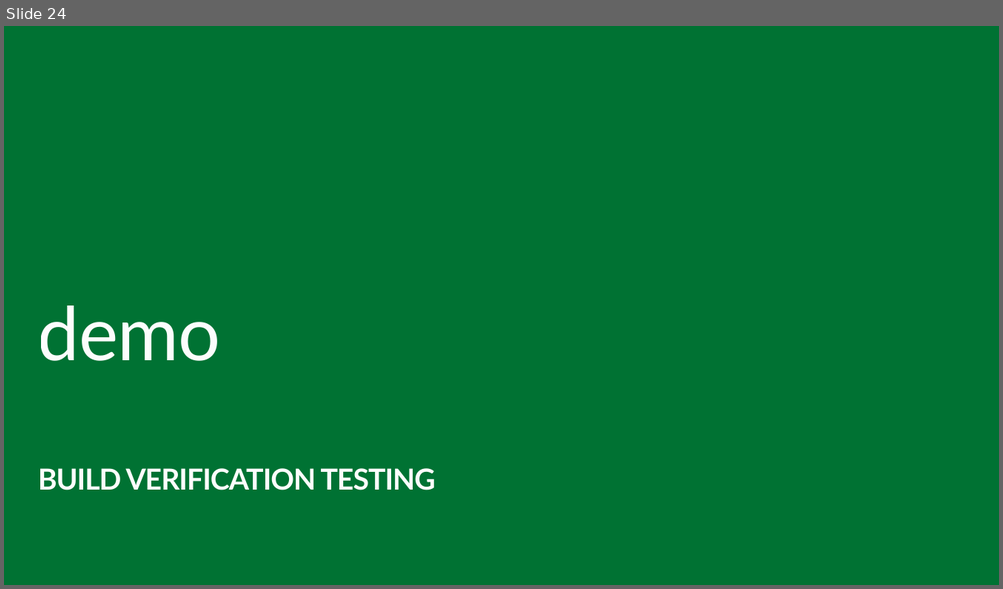
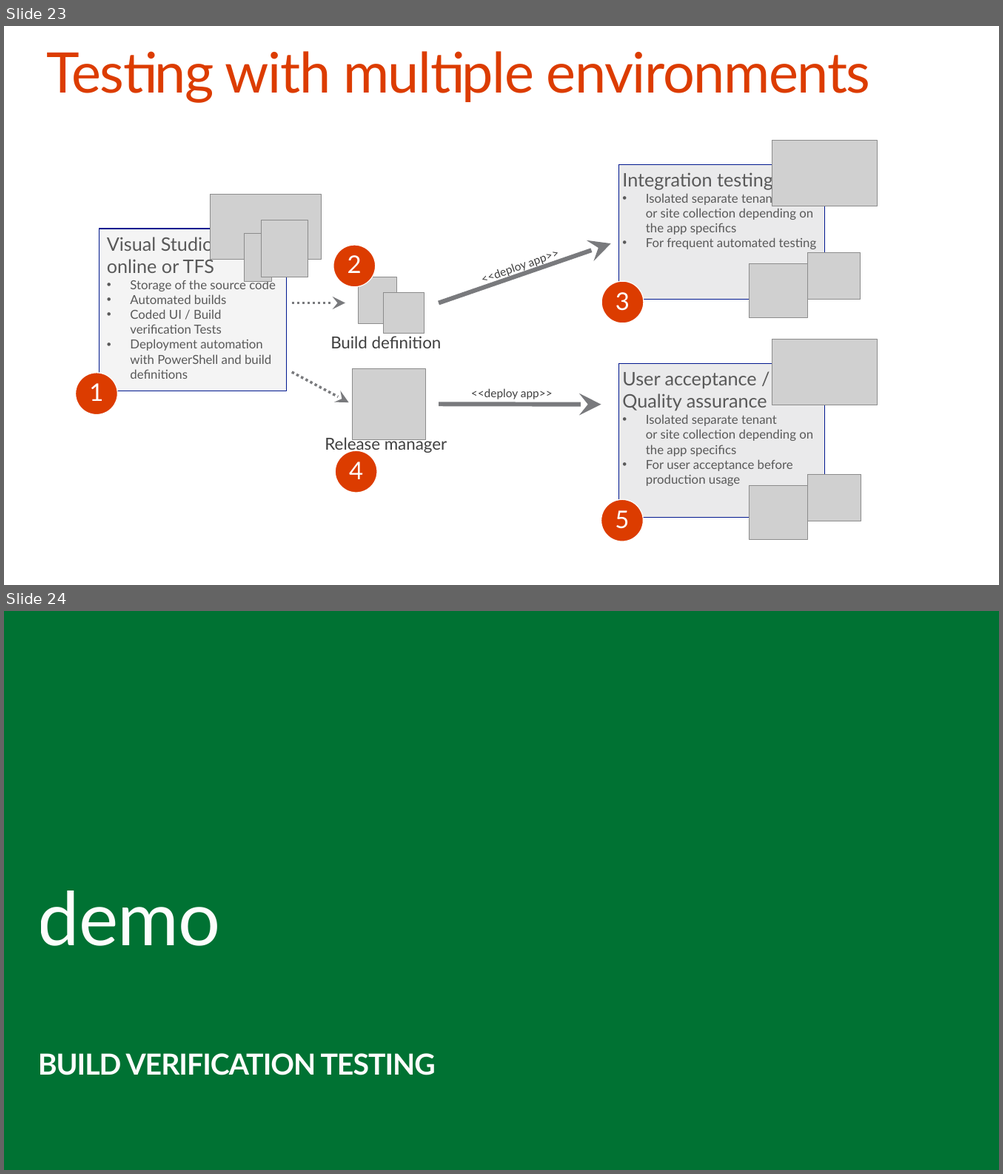
Before and after one commit to OfficeDev/TrainingContent, a slide deck: O3652-8 App Lifecycle Management/O3652-8 App Lifecycle Management.pptx. Shown one above the other, each under a label of ours: slide 24 before the commit, slides 23 and 24 after it. The pictures are 1003x589 and 1003x1174 pixels, drawn with LibreOffice and Linux fonts; fonts in the diff are those of the drawing; grey boxes stand for pictures; background and template pictures are left out. Boxes give left, top, right and bottom in pixels: in the first picture for what was removed or moved away, otherwise in the second. Text is boxed around its words. In the diff, an @@ line names an element or a change of style, - is before the commit and + after.

```diff
--- a/O3652-8 App Lifecycle Management/O3652-8 App Lifecycle Management.pptx
+++ b/O3652-8 App Lifecycle Management/O3652-8 App Lifecycle Management.pptx
@@ slide 23 added at box(4, 26, 999, 585), background #FFFFFF @@
@@ title added at box(46, 51, 871, 103), 54 pt, text #DC3C00 @@
+Testing with multiple environments
@@ group added at box(99, 195, 321, 392): 3 pictures, 1 rectangle @@
+Visual Studio
+online or TFS
+• Storage of the source code
+• Automated builds
+• Coded UI / Build verification Tests
+• Deployment automation with PowerShell and build definitions
@@ ellipse added at box(333, 245, 375, 287), fill #DC3C00, outline #FFFFFF 0.85 pt @@
@@ arrow added from (438, 304) to (611, 244), #797A7D 4.25 pt @@
@@ text added at box(444, 231, 595, 302), 11 pt, text #404040 @@
+<<deploy app>>
@@ text added at box(347, 255, 361, 273), 23.5 pt, text #FFFFFF @@
+2
@@ group added at box(619, 141, 877, 318): 3 pictures, 1 rectangle @@
+Integration testing
+• Isolated separate tenant
+  or site collection depending on the app specifics
+• For frequent automated testing
@@ picture added at box(358, 278, 397, 323) @@
@@ ellipse added at box(602, 281, 643, 323), fill #DC3C00, outline #FFFFFF 0.85 pt @@
@@ arrow added from (292, 304) to (345, 304), #797A7D 2.5 pt dashed @@
@@ picture added at box(383, 293, 424, 334) @@
@@ text added at box(615, 292, 629, 311), 23.5 pt, text #FFFFFF @@
+3
@@ text added at box(330, 336, 441, 349), 16 pt, text #404040 @@
+Build definition
@@ ellipse added at box(76, 373, 117, 414), fill #DC3C00, outline #FFFFFF 0.85 pt @@
@@ arrow added from (292, 372) to (349, 403), #797A7D 2.5 pt dashed @@
@@ picture added at box(353, 369, 426, 440) @@
@@ text added at box(89, 383, 103, 401), 23.5 pt, text #FFFFFF @@
+1
@@ text added at box(471, 389, 552, 400), 11 pt, text #404040 @@
+<<deploy app>>
@@ arrow added from (438, 404) to (601, 405), #797A7D 4.25 pt @@
@@ text added at box(324, 435, 447, 454), 16 pt, text #404040 @@
+Release manager
@@ ellipse added at box(336, 452, 377, 493), fill #DC3C00, outline #FFFFFF 0.85 pt @@
@@ text added at box(349, 462, 363, 480), 23.5 pt, text #FFFFFF @@
+4
@@ group added at box(619, 340, 877, 540): 3 pictures, 1 rectangle @@
+User acceptance /
+Quality assurance
+• Isolated separate tenant
+  or site collection depending on the app specifics
+• For user acceptance before production usage
@@ ellipse added at box(601, 500, 643, 542), fill #DC3C00, outline #FFFFFF 0.85 pt @@
@@ text added at box(614, 511, 629, 529), 23.5 pt, text #FFFFFF @@
+5
```
Also in this commit, not shown: 11 slides changed, 1 other slide added, 2 slides removed.
